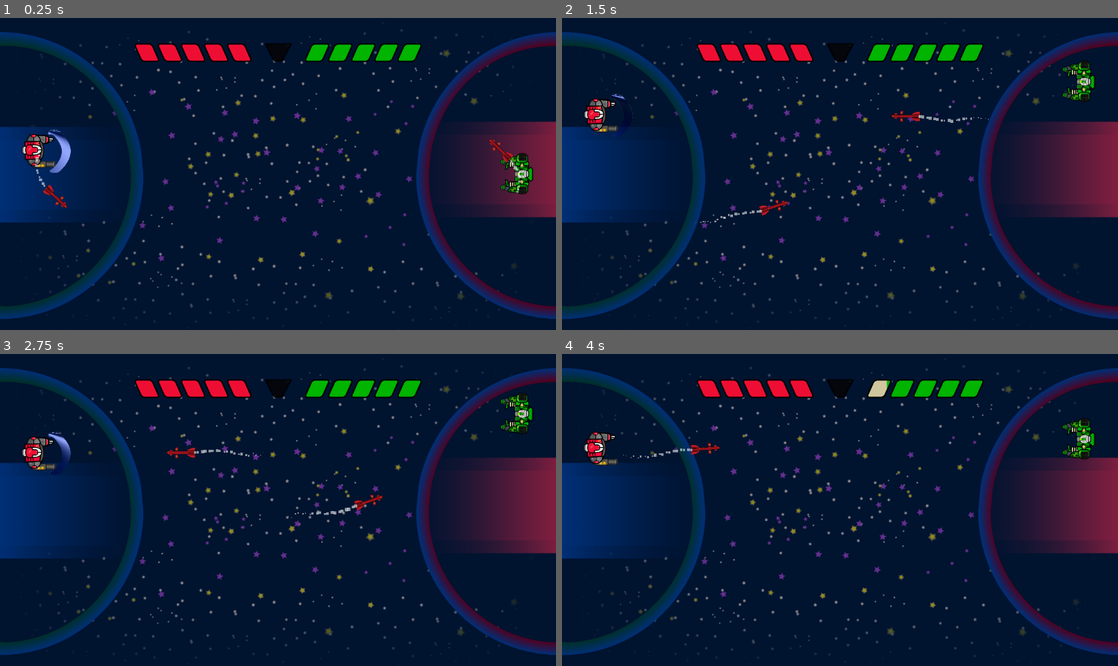
Above: before the commit, frames 1-4 (two rows, left to right).
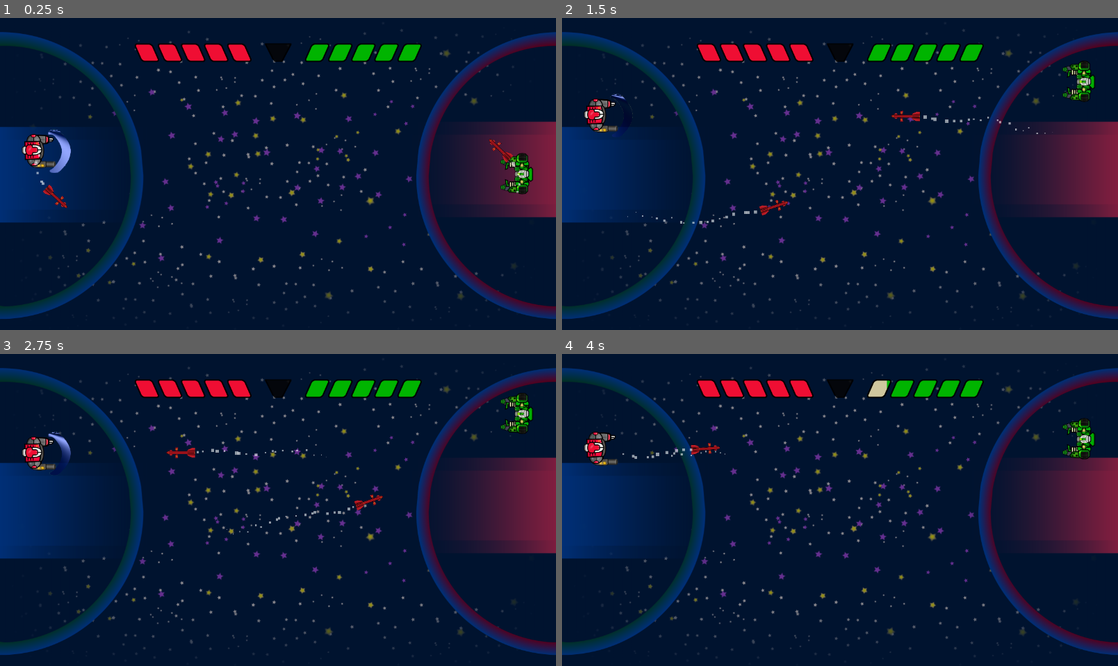
Above: after the commit, the same moments.

Repository: fivemoreminix/mechtoid
Game: Godot game, scene res://assets/scenes/Game.tscn
The game is run twice, just before and just after one commit, with the same random seed, the same clock (stepped at 60 frames per second) and the same inputs.
Inputs:
- Up to frame 1 (0.25 s): no input
- Up to frame 2 (1.5 s): hold W (up) 0.53-1.28 s; tap Space (shield) at 0.6, 1.35 s; hold S (down) from 1.28 s (still down)
- Up to frame 3 (2.75 s): release S (down) at 2.03 s; hold W (up) from 2.03 s (still down); tap Space (shield) at 2.1 s
- Up to frame 4 (4 s): tap Space (shield) at 2.85, 3.6 s; release W (up) at 3.53 s; hold S (down) from 3.53 s (still down)

The runs differ from the first frame. In frame 1, less than 0.1% of the frame differs, in the area x 6-94%, y 43-56%; in frame 2, 0.2%, in the area x 11-89%, y 30-67%; in frame 3, 0.2%; in frame 4, less than 0.1%.

Commit message:
added some sound effects, still more to Go !

Diff:
--- a/assets/scenes/Player.tscn
+++ b/assets/scenes/Player.tscn
@@ -1,10 +1,14 @@
-[gd_scene load_steps=9 format=2]
+[gd_scene load_steps=13 format=2]
 
 [ext_resource path="res://assets/Robots/robot.png" type="Texture" id=1]
 [ext_resource path="res://assets/scripts/player_controller.gd" type="Script" id=2]
 [ext_resource path="res://assets/graphics/shield.png" type="Texture" id=3]
 [ext_resource path="res://assets/scripts/PlayerShield.gd" type="Script" id=4]
 [ext_resource path="res://assets/shaders/shield.shader" type="Shader" id=5]
+[ext_resource path="res://SFX/robot_destroyed.wav" type="AudioStream" id=6]
+[ext_resource path="res://SFX/shield_activated.wav" type="AudioStream" id=7]
+[ext_resource path="res://SFX/shield_hit_higher_pitch.wav" type="AudioStream" id=8]
+[ext_resource path="res://SFX/shield_deactivated.wav" type="AudioStream" id=9]
 
 [sub_resource type="RectangleShape2D" id=1]
 extents = Vector2( 32.5, 40 )
@@ -51,6 +55,20 @@
 
 [node name="ForceTimer" type="Timer" parent="Shield"]
 one_shot = true
+
+[node name="SFX" type="Node" parent="."]
+
+[node name="Destroyed" type="AudioStreamPlayer" parent="SFX"]
+stream = ExtResource( 6 )
+
+[node name="ShieldActivated" type="AudioStreamPlayer" parent="SFX"]
+stream = ExtResource( 7 )
+
+[node name="ShieldDeactivated" type="AudioStreamPlayer" parent="SFX"]
+stream = ExtResource( 9 )
+
+[node name="ShieldHit" type="AudioStreamPlayer" parent="SFX"]
+stream = ExtResource( 8 )
 [connection signal="area_entered" from="." to="." method="_on_area_entered"]
 [connection signal="area_exited" from="." to="." method="_on_Player_area_exited"]
 [connection signal="area_entered" from="Shield" to="Shield" method="_on_area_entered"]
--- a/assets/scenes/missiles/HumanMissile.tscn
+++ b/assets/scenes/missiles/HumanMissile.tscn
@@ -1,7 +1,8 @@
-[gd_scene load_steps=7 format=2]
+[gd_scene load_steps=8 format=2]
 
 [ext_resource path="res://assets/scripts/human_missile.gd" type="Script" id=1]
 [ext_resource path="res://assets/Missiles/missile.png" type="Texture" id=2]
+[ext_resource path="res://SFX/missile_fired.wav" type="AudioStream" id=3]
 
 [sub_resource type="RectangleShape2D" id=1]
 extents = Vector2( 9.45939, 32.3555 )
@@ -39,6 +40,10 @@
 [node name="Particles2D" type="Particles2D" parent="."]
 position = Vector2( 0.314803, 33.4043 )
 amount = 20
-lifetime = 0.5
+randomness = 1.0
 local_coords = false
 process_material = SubResource( 4 )
+
+[node name="Fired" type="AudioStreamPlayer" parent="."]
+stream = ExtResource( 3 )
+autoplay = true
--- a/assets/scripts/PlayerShield.gd
+++ b/assets/scripts/PlayerShield.gd
@@ -32,6 +32,7 @@
 			area.deflected($ForceTimer.time_left / $ForceTimer.wait_time)
 			area.rotate(deg2rad(180))
 			area.set_target(get_parent().get_opponent_node())
+			get_parent().get_node("SFX/ShieldHit").play()
 			emit_signal("deflected_missile", area)
 		else:
 			# TODO: run shield explosion / defeat animation
--- a/assets/scripts/player_controller.gd
+++ b/assets/scripts/player_controller.gd
@@ -49,9 +49,10 @@
 	if not is_ai_controlled:
 		if Input.is_action_just_pressed("shield"):
 			$Shield.set_shield_enabled(true)
+			$SFX/ShieldActivated.play()
 		if Input.is_action_just_released("shield"):
 			$Shield.set_shield_enabled(false)
-
+			$SFX/ShieldDeactivated.play()
 
 func _physics_process(delta):
 	var m = Vector2()
@@ -126,6 +127,8 @@
 
 # TODO things to do before the player dies like animations scoring points and so ....
 func die():
+	$SFX/Destroyed.play()
+	yield($SFX/Destroyed, "finished")
 	print_debug("DEAD")
 	#queue_free()
 
Not shown, added: SFX/missile_fired.wav.import
Not shown, added: SFX/robot_destroyed.wav.import
Not shown, added: SFX/shield_activated.wav.import
Not shown, added: SFX/shield_deactivated.wav.import
Not shown, added: SFX/shield_hit_higher_pitch.wav.import
Not shown, added: SFX/missile_fired.wav
Not shown, added: SFX/robot_destroyed.wav
Not shown, added: SFX/shield_activated.wav
Not shown, added: SFX/shield_deactivated.wav
Not shown, added: SFX/shield_hit_higher_pitch.wav
